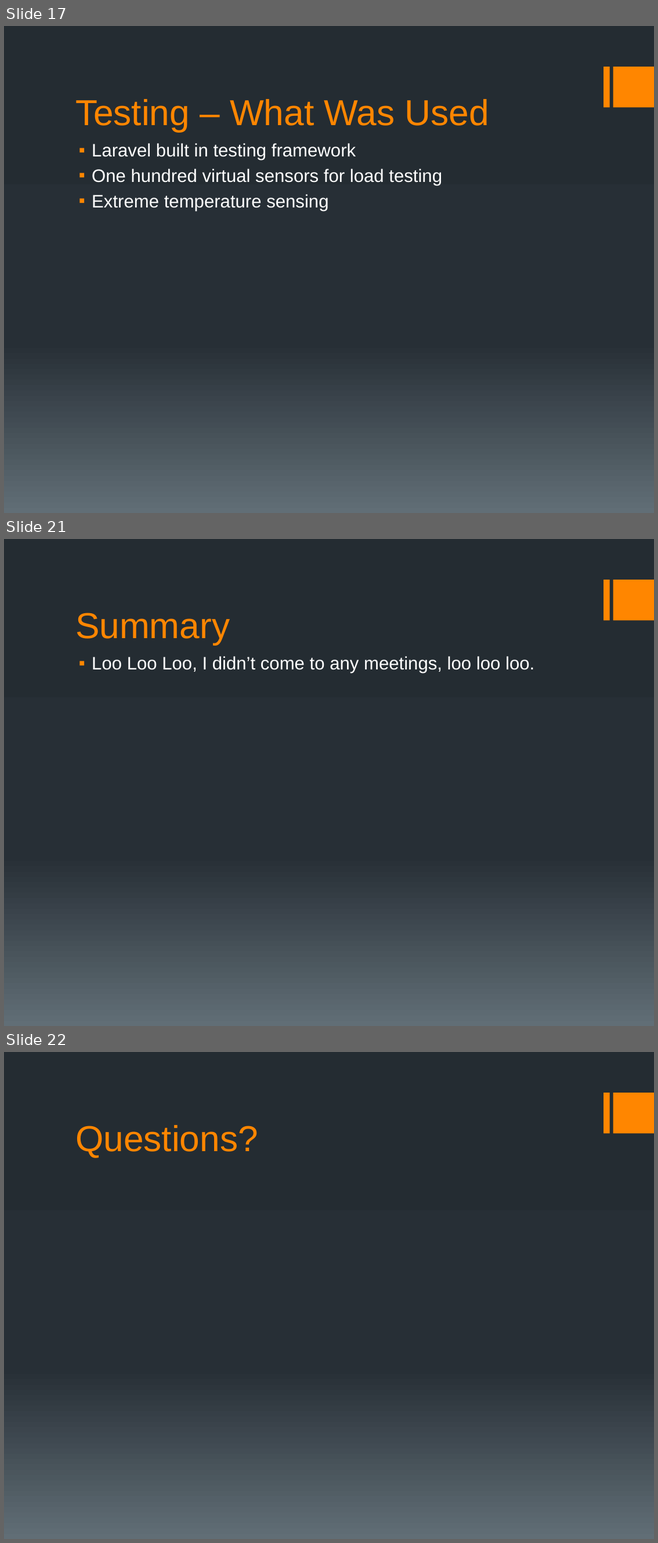
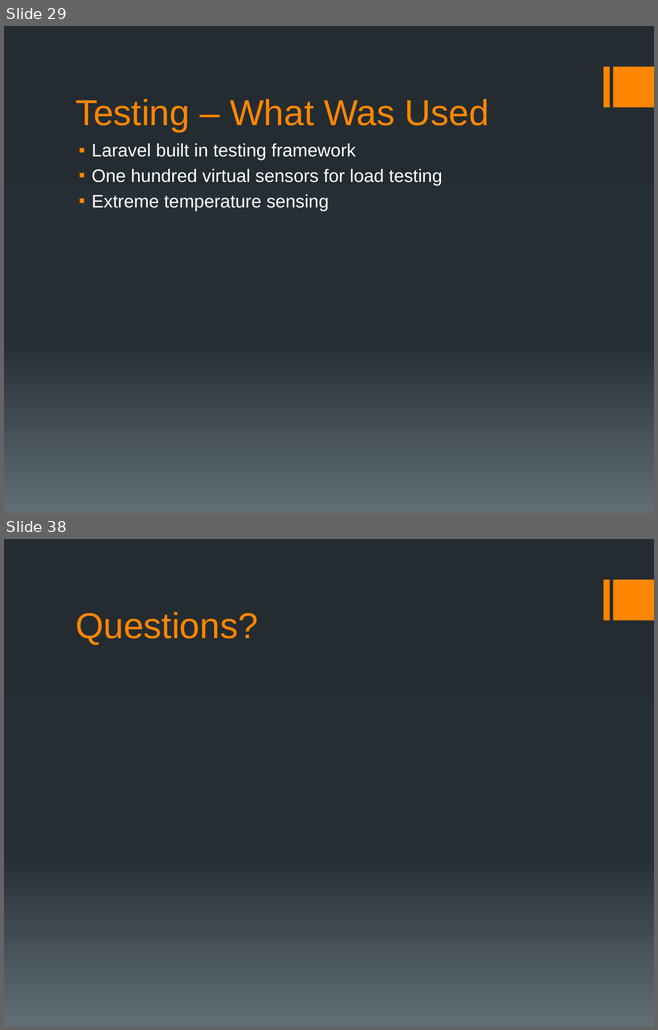
Before and after one commit to Saurutobi/Team3.14, a slide deck: Docs/Presentation/SeniorDesignPresentation.pptx. Shown one above the other, each under a label of ours: slides 17, 21 and 22 before the commit, slides 29 and 38 after it; the slides between them are not shown. The pictures are 658x1543 and 658x1030 pixels, drawn with LibreOffice and Linux fonts; fonts in the diff are those of the drawing. Boxes give left, top, right and bottom in pixels: in the first picture for what was removed or moved away, otherwise in the second. Text is boxed around its words. In the diff, an @@ line names an element or a change of style, - is before the commit and + after.

```diff
--- a/Docs/Presentation/SeniorDesignPresentation.pptx
+++ b/Docs/Presentation/SeniorDesignPresentation.pptx
@@ slide 21 removed at [4,539,654,1026], background gradient #242C33 to #273037 to #636D76; not listed: 2 template elements that a slide beside it also shows @@
@@ title removed at [75,613,230,645] @@
-Summary
@@ text removed at [92,656,534,674] @@
-▪ Loo Loo Loo, I didn’t come to any meetings, loo loo loo.
@@ what was slide 17 is now slide 29 @@
@@ what was slide 22 is now slide 38 @@
```
Also in this commit, not shown: 6 slides changed, 19 slides added, 2 other slides removed.
